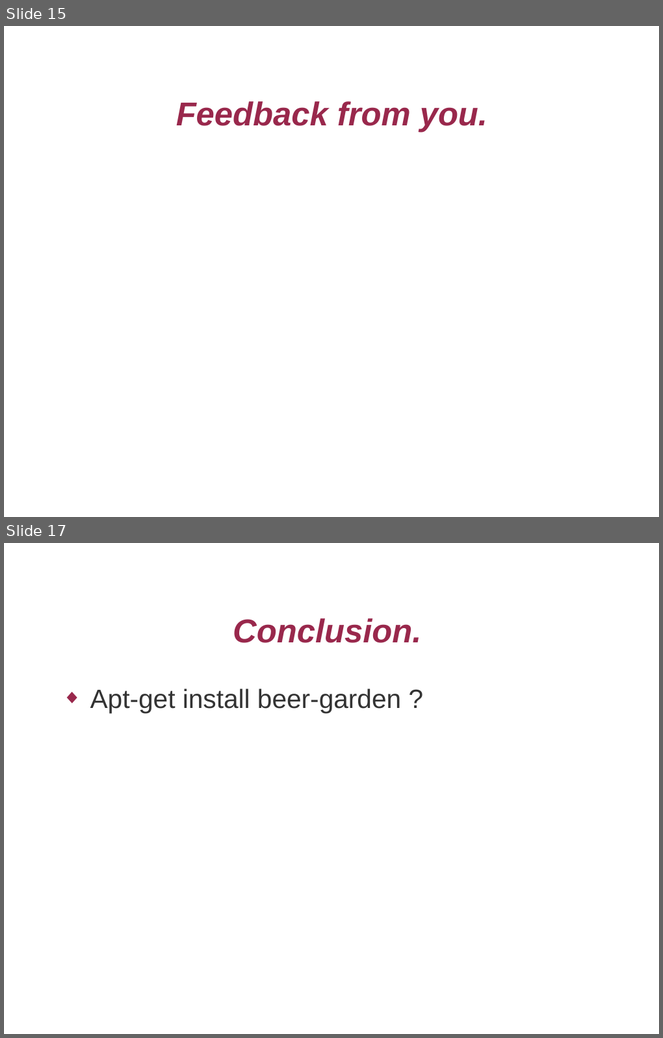
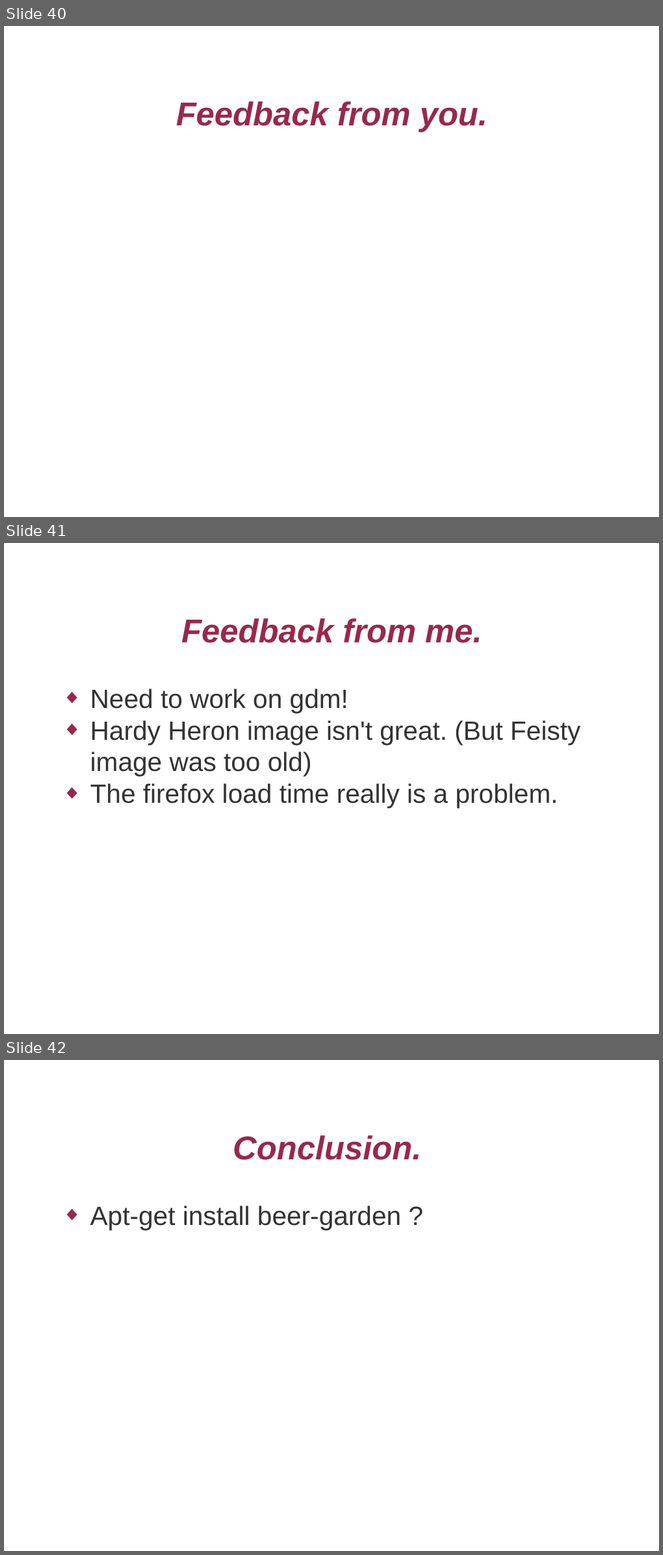
Before and after one commit to mcr/ols2009-campus-desktop, a slide deck: campusdesktop.odp. Shown one above the other, each under a label of ours: slides 15 and 17 before the commit, slides 40, 41 and 42 after it; the slides between them are not shown. The pictures are 663x1038 and 663x1555 pixels, drawn with LibreOffice and Linux fonts; fonts in the diff are those of the drawing; background and template pictures are left out. Boxes give left, top, right and bottom in pixels: in the first picture for what was removed or moved away, otherwise in the second. Text is boxed around its words. In the diff, an @@ line names an element or a change of style, - is before the commit and + after.

```diff
--- a/campusdesktop.odp
+++ b/campusdesktop.odp
@@ slide 41 added at bbox=[4, 543, 659, 1034], background picture (left out) @@
@@ title added at bbox=[181, 618, 482, 643], 40 pt, text #99284C, bold, italic @@
+Feedback from me.
@@ text added at bbox=[90, 689, 581, 808], 32 pt, text #333333 @@
+◆ Need to work on gdm!
+◆ Hardy Heron image isn't great. (But Feisty image was too old)
+◆ The firefox load time really is a problem.
@@ what was slide 15 is now slide 40 @@
@@ what was slide 17 is now slide 42 @@
```
Also in this commit, not shown: 4 slides changed, 26 other slides added, 2 slides removed, 3 other files.
